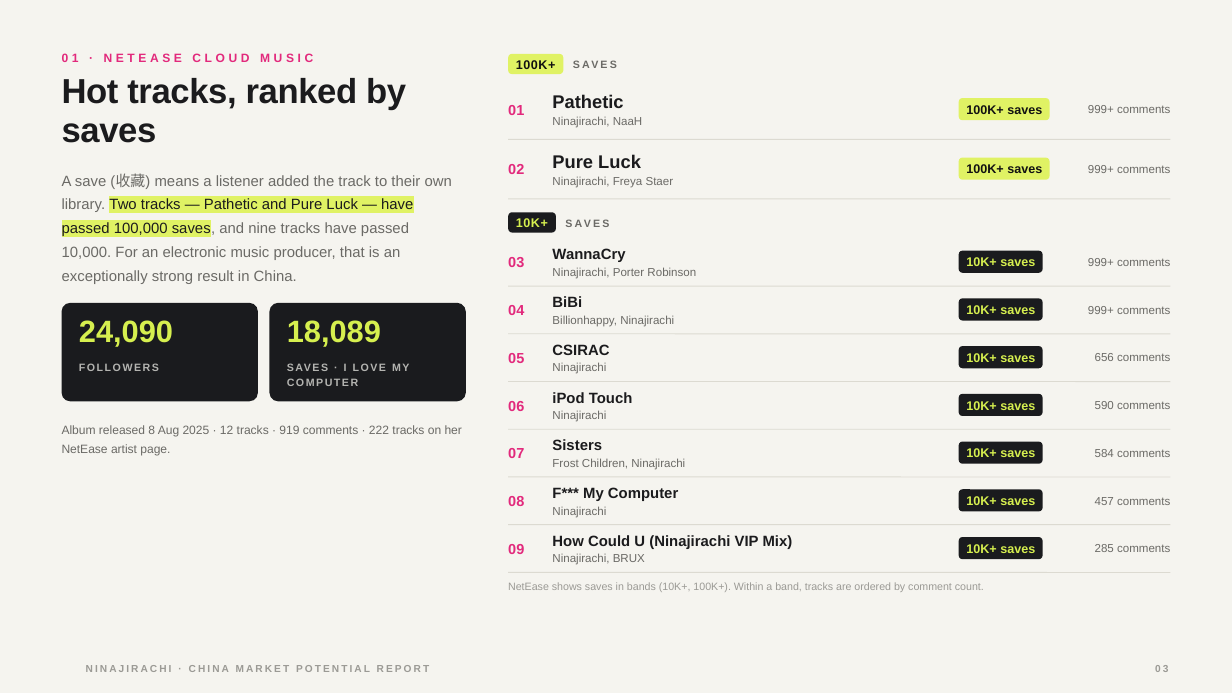
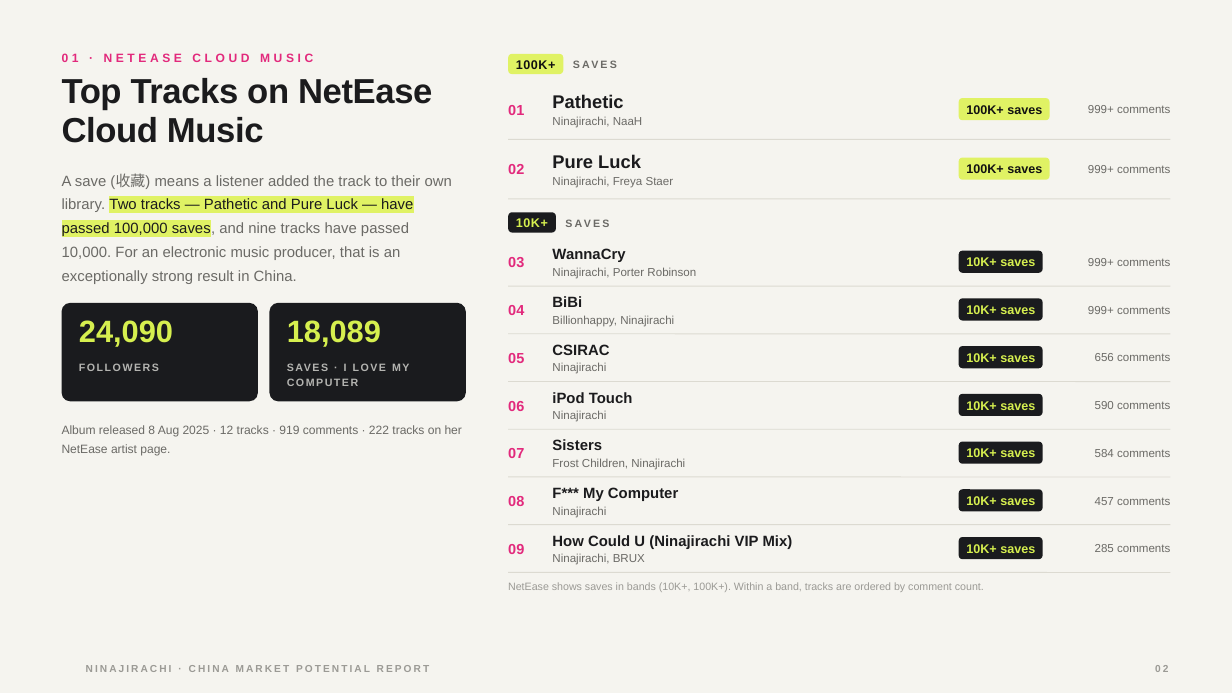
Before and after one commit to ala74noob-cloud/lumigithub, a slide deck: slide 2 of nina-china-report/Ninajirachi_China_Market_Report.pptx (slide 3 before the commit). Drawn at 1232x693 pixels with LibreOffice and Linux fonts; fonts in the diff are those of the drawing; background and template pictures are left out. Boxes give left, top, right and bottom in pixels: in the first picture for what was removed or moved away, otherwise in the second. Text is boxed around its words. In the diff, an @@ line names an element or a change of style, - is before the commit and + after.

```diff
--- a/nina-china-report/Ninajirachi_China_Market_Report.pptx
+++ b/nina-china-report/Ninajirachi_China_Market_Report.pptx
@@ text at [62,78,432,143]: text changed @@
-Hot tracks, ranked by saves
+Top Tracks on NetEase Cloud Music
```
Also in this commit, not shown: 3 other slides changed, 1 slide added, 2 slides removed, 2 other files.
